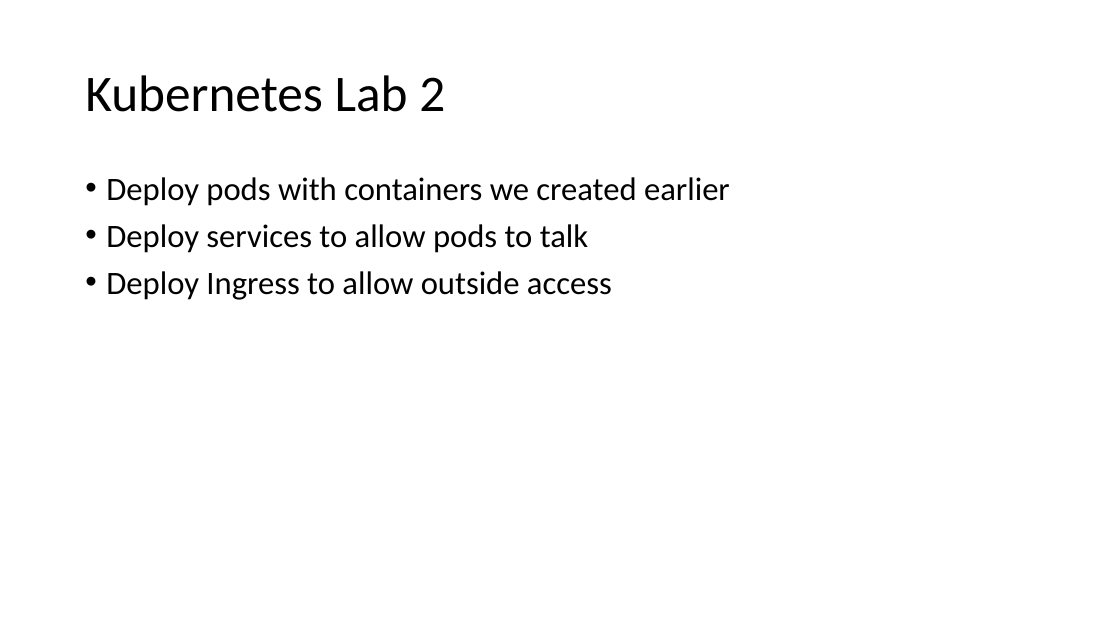
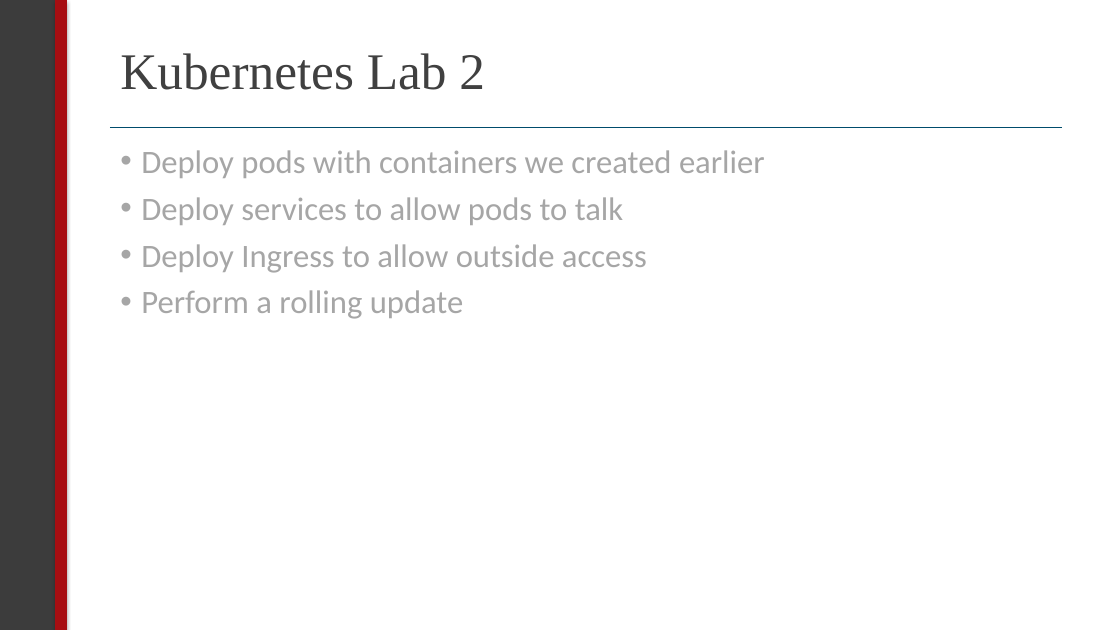
Before and after one commit to sealingtech/kubernetes_training, a slide deck: slide 22 of presentation/kubernetes.pptx (slide 19 before the commit). Drawn at 1120x630 pixels with LibreOffice and Linux fonts; fonts in the diff are those of the drawing. Boxes give left, top, right and bottom in pixels: in the first picture for what was removed or moved away, otherwise in the second. Text is boxed around its words. In the diff, an @@ line names an element or a change of style, - is before the commit and + after.

```diff
--- a/presentation/kubernetes.pptx
+++ b/presentation/kubernetes.pptx
@@ rectangle added at [0, 0, 56, 630], fill #3C3C3C, outline #3C3C3C 0.5 pt @@
@@ rectangle added at [55, 0, 66, 630], fill #A70E12, outline #A70E12 0.5 pt @@
@@ title "Kubernetes Lab 2": place and size @@
-title "Kubernetes Lab 2" at [85, 75, 445, 112]
+title "Kubernetes Lab 2" at [120, 53, 485, 90]
@@ title "Kubernetes Lab 2" at [120, 53, 485, 90]: font Calibri to Times New Roman, text colour #000000 to #404040 @@
@@ line added from (110, 127) to (1062, 127), #004C6C 1 pt @@
@@ text "Deploy pods with containers we ...": place and size @@
-text "Deploy pods with containers we ..." at [106, 177, 730, 300]
+text "Deploy pods with containers we ..." at [141, 150, 765, 319]
@@ text at [141, 150, 765, 273]: text colour #000000 to #A6A6A6 in "Deploy pods with containers we created earlier", "Deploy services to allow pods to talk", "Deploy Ingress to allow outside access" @@
@@ text at [141, 290, 464, 319]: paragraph added @@
+• Perform a rolling update
```
Also in this commit, not shown: 18 other slides changed, 3 slides added, 1 other file.
